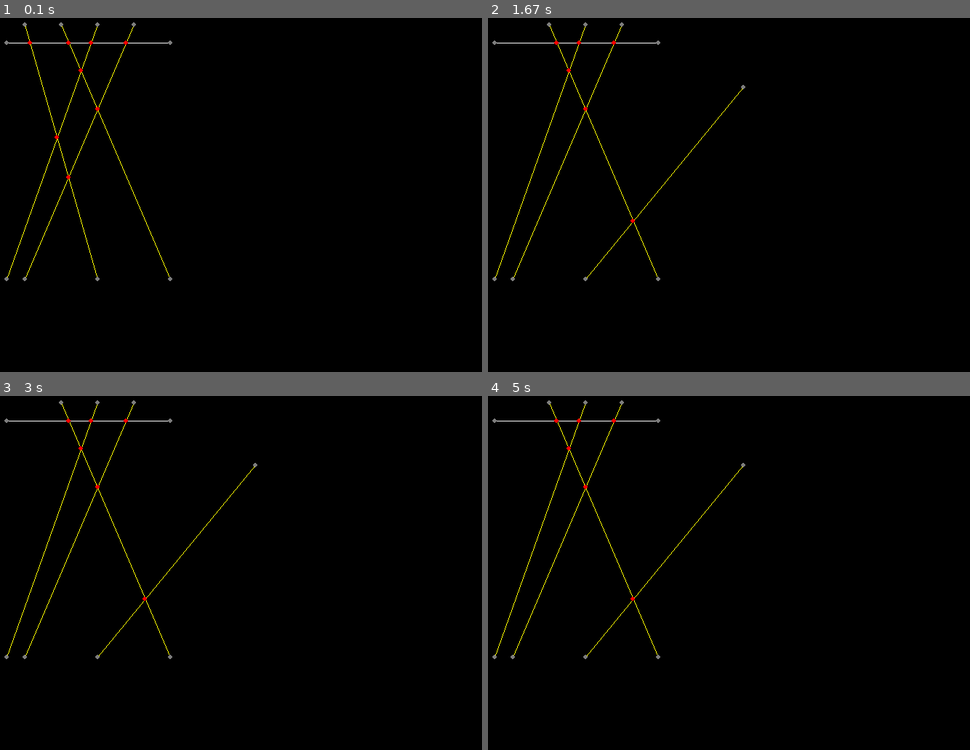
Above: before the commit, frames 1-4 (two rows, left to right).
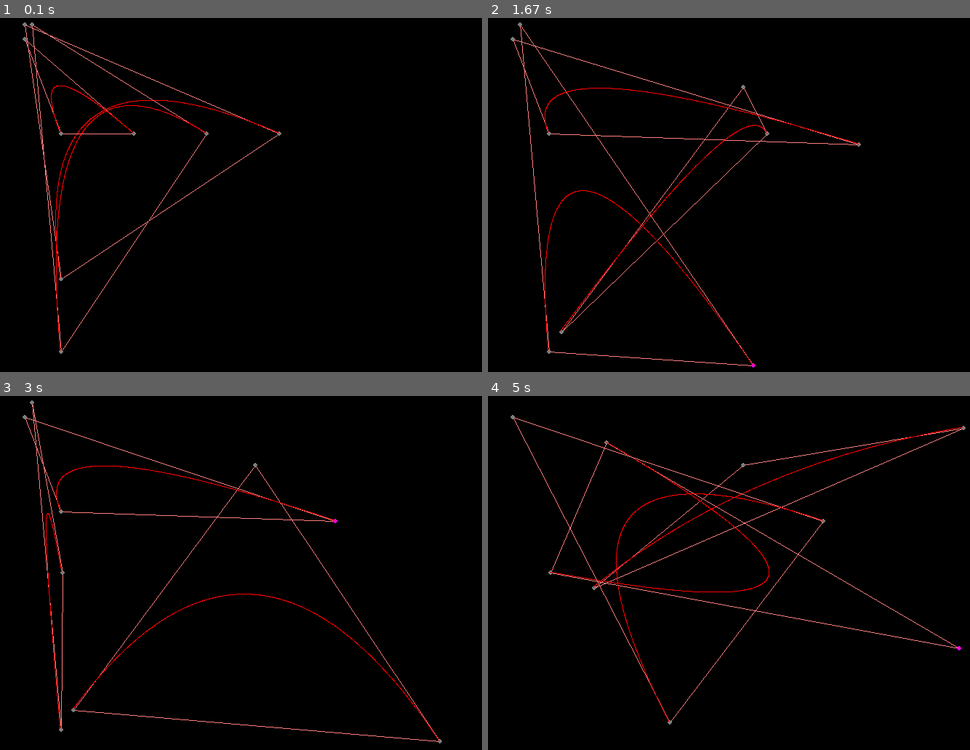
Above: after the commit, the same moments.

Repository: mae1995/example_projects
Game: pygame game, started from python_example/pygame_example/bezierCurve_02.py
The game is run twice, just before and just after one commit, with the same random seed, the same clock (stepped at 60 frames per second) and the same inputs.
Inputs (mouse positions are in pixels of both pictures, inside the frame that each line leads up to):
- Up to frame 1 (0.1 s): no input
- Up to frame 2 (1.67 s): press the mouse at (512, 25) at 0.37 s; move the mouse to (627, 56) at 0.47 s; release the mouse at (743, 88) at 0.6 s; press the mouse at (550, 279) at 0.7 s; move the mouse to (555, 304) at 0.8 s; release the mouse at (560, 333) at 0.93 s; press the mouse at (622, 134) at 1.03 s; move the mouse to (738, 138) at 1.13 s; release the mouse at (859, 145) at 1.27 s; press the mouse at (695, 134) at 1.37 s; move the mouse to (724, 248) at 1.47 s; release the mouse at (753, 364) at 1.6 s
- Up to frame 3 (3 s): press the mouse at (265, 742) at 1.7 s; move the mouse to (163, 657) at 1.8 s; release the mouse at (62, 573) at 1.93 s; press the mouse at (279, 512) at 2.03 s; move the mouse to (361, 626) at 2.13 s; release the mouse at (438, 742) at 2.27 s; press the mouse at (279, 512) at 2.37 s; move the mouse to (351, 530) at 2.47 s; release the mouse at (424, 548) at 2.6 s; press the mouse at (371, 523) at 2.7 s; move the mouse to (351, 523) at 2.8 s; release the mouse at (337, 519) at 2.93 s
- Up to frame 4 (5 s): press the mouse at (926, 742) at 3.03 s; move the mouse to (762, 665) at 3.13 s; release the mouse at (594, 587) at 3.27 s; press the mouse at (550, 512) at 3.37 s; move the mouse to (608, 615) at 3.47 s; release the mouse at (671, 721) at 3.6 s; press the mouse at (550, 512) at 3.7 s; move the mouse to (690, 580) at 3.8 s; release the mouse at (835, 647) at 3.93 s; press the mouse at (550, 728) at 4.03 s; move the mouse to (579, 587) at 4.13 s; release the mouse at (608, 442) at 4.27 s; press the mouse at (560, 711) at 4.37 s; move the mouse to (762, 569) at 4.47 s; release the mouse at (965, 427) at 4.6 s; press the mouse at (521, 403) at 4.7 s; move the mouse to (738, 526) at 4.8 s; release the mouse at (960, 647) at 4.93 s

The runs differ from the first frame. In frame 1, 1.7% of the frame differs, in the area x 0-59%, y 1-95%; in frame 2, 1.9%; in frame 3, 2.0%; in frame 4, 2.2%, in the area x 0-100%, y 1-93%.

Commit message:
Upload 31.08.2019

Diff:
--- /dev/null
+++ b/python_example/pygame_example/bezierCurve_01.py
@@ -0,0 +1,107 @@
+#   AUTHOR  :   Michael A. Eckhardt
+#   Date    :   24.08.2019
+#
+#   Title   :   BezierCurve 01
+#
+#
+
+
+import pygame, math, random
+from pygame.math import Vector2
+
+# --- Classes ---
+
+class BezierCurve:
+
+    def __init__(self, screen, p1, p2, p3):
+        self.point_0 = p1   #
+        self.point_2 = p2   #   <- Definition like in Wikipedia-Page
+        self.point_1 = p3   #
+
+        self.points = []
+
+        self.screen = screen
+
+    def ShowControlPoints(self):
+        width = 6
+        height = 6
+
+        p1_x = self.point_0[0] - (width / 2)
+        p1_y = self.point_0[1] - (height / 2)
+        p2_x = self.point_2[0] - (width / 2)
+        p2_y = self.point_2[1] - (height / 2)
+        p3_x = self.point_1[0] - (width / 2)
+        p3_y = self.point_1[1] - (height / 2)
+
+        pygame.draw.ellipse(self.screen, (255,255,255), (p1_x, p1_y, width, height))
+        pygame.draw.ellipse(self.screen, (255,255,255), (p2_x, p2_y, width, height))
+        pygame.draw.ellipse(self.screen, (255,255,255), (p3_x, p3_y, width, height))
+
+    def ShowControlLines(self):
+        pygame.draw.line(self.screen, (125,125,125), self.point_0, self.point_2)
+        pygame.draw.line(self.screen, (125,125,0), self.point_0, self.point_1)
+        pygame.draw.line(self.screen, (125,125,0), self.point_2, self.point_1)
+
+    def ShowPoints(self):
+        for point in self.points:
+            p_x = point[0] - 1
+            p_y = point[1] - 1
+
+            pygame.draw.ellipse(self.screen, (255,0,0), (p_x, p_y, 1, 1))
+
+    def CreatePoints(self):
+        b0_x = self.point_0[0]
+        b0_y = self.point_0[1]
+        b1_x = self.point_1[0]
+        b1_y = self.point_1[1]
+        b2_x = self.point_2[0]
+        b2_y = self.point_2[1]
+
+        pieces = 1000
+
+        for num in range(0, pieces):
+            t = num / pieces
+
+            result_x = ((b0_x - (2*b1_x) + b2_x) * (t*t)) + ((-2*b0_x + 2*b1_x) * t) + b0_x
+            result_y = ((b0_y - (2*b1_y) + b2_y) * (t*t)) + ((-2*b0_y + 2*b1_y) * t) + b0_y
+
+            self.points.append((result_x, result_y))
+
+
+
+
+# --- Main ---
+screen      =   pygame.display.set_mode((800, 600))
+clock       =   pygame.time.Clock()
+isRunning   =   True
+
+bc_1 = BezierCurve(screen, (400,200), (100, 400), (50, 50))
+
+
+
+# ---
+while isRunning:
+
+    clock.tick(30)
+
+    screen.fill((0,0,0))
+
+    mouse_pos = pygame.mouse.get_pos()
+
+    for event in pygame.event.get():
+        if event.type == pygame.QUIT:
+            isRunning = False
+
+        if event.type == pygame.KEYDOWN:
+            if event.key == pygame.K_ESCAPE:
+                pygame.event.post(pygame.event.Event(pygame.QUIT))
+
+
+    bc_1.ShowControlPoints()
+    bc_1.ShowControlLines()
+
+    bc_1.CreatePoints()
+    bc_1.ShowPoints()
+
+
+    pygame.display.flip()
--- a/python_example/pygame_example/intersection_03.py
+++ b/python_example/pygame_example/bezierCurve_02.py
@@ -1,7 +1,7 @@
 #   AUTHOR  :   Michael A. Eckhardt
 #   Date    :   24.08.2019
 #
-#   Title   :   Intersection 02
+#   Title   :   Intersection 03
 #
 #
 
@@ -10,9 +10,63 @@
 from pygame.math import Vector2
 
 # --- Classes ---
+class BezierCurve:
+    def __init__(self, screen, p1, p2, p3):
+        self.screen = screen
+
+        self.b_1 = Boundary(screen, p1, p2, (255, 125, 125))
+        self.b_2 = Boundary(screen, p3, p1, (255, 125, 125))
+        self.b_3 = Boundary(screen, p2, p3, (255, 125, 125))
+
+        self.point_0 = self.b_1.start_pos   #
+        self.point_2 = self.b_3.start_pos   #   <- Definition like in Wikipedia-Page
+        self.point_1 = self.b_2.start_pos   #
+
+        self.Boundaries = [self.b_1, self.b_2, self.b_3]
+        self.points = []
+
+    def Show_Lines(self):
+        for boundary in self.Boundaries:
+            boundary.draw_boundary()
+
+    def Move_Boundaries(self, mouse_pressed, mouse_pos):
+        for boundary in self.Boundaries:
+            boundary.move_points(mouse_pressed, mouse_pos)
+
+
+    def CreatePoints(self):
+        self.point_0 = self.b_1.start_pos
+        self.point_2 = self.b_3.start_pos
+        self.point_1 = self.b_2.start_pos
+
+        b0_x = self.point_0[0]
+        b0_y = self.point_0[1]
+        b1_x = self.point_1[0]
+        b1_y = self.point_1[1]
+        b2_x = self.point_2[0]
+        b2_y = self.point_2[1]
+
+        pieces = 1000
+
+        self.points = []
+
+        for num in range(0, pieces):
+            t = num / pieces
+
+            result_x = ((b0_x - (2*b1_x) + b2_x) * (t*t)) + ((-2*b0_x + 2*b1_x) * t) + b0_x
+            result_y = ((b0_y - (2*b1_y) + b2_y) * (t*t)) + ((-2*b0_y + 2*b1_y) * t) + b0_y
+
+            self.points.append((result_x, result_y))
+
+    def ShowPoints(self):
+        for point in self.points:
+            p_x = point[0] - 1
+            p_y = point[1] - 1
+
+            pygame.draw.ellipse(self.screen, (255,0,0), (p_x, p_y, 1, 1))
+
 
 class Boundary:
-
     def __init__(self, screen, start_pos, end_pos, color):
         self.start_pos = start_pos
         self.end_pos = end_pos
@@ -25,7 +79,6 @@
         self.move_s = False
         self.move_e = False
 
-
     def draw_endpoints(self):
         width   = 6
         height  = 6
@@ -147,16 +200,11 @@
 mouse_pos       =   None
 mouse_pressed   = False
 
-wall_1 = Boundary(screen, (25,75), (250, 75), (255,255,255))
-
-wall_2 = Boundary(screen, (50,50), (150, 400), (255,255,0))
-wall_3 = Boundary(screen, (100,50), (250, 400), (255,255,0))
-wall_4 = Boundary(screen, (150,50), (25, 400), (255,255,0))
-wall_5 = Boundary(screen, (200,50), (50, 400), (255,255,0))
-
-walls = [wall_1, wall_2, wall_3, wall_4, wall_5]
-walls_col = [wall_1, wall_2, wall_3, wall_4, wall_5]
-
+bc_1 = BezierCurve(screen, (400,200), (100, 400), (50, 50))
+bc_2 = BezierCurve(screen, (300,200), (100, 500), (60, 50))
+bc_3 = BezierCurve(screen, (200,200), (100, 200), (50, 70))
+
+arr_bc = [bc_1, bc_2, bc_3]
 
 # ---
 while isRunning:
@@ -183,15 +231,11 @@
             if event.button == 1:
                 mouse_pressed = False
 
-    for wall in walls:
-        wall.draw_boundary()
-        wall.move_points(mouse_pressed, mouse_pos)
-
-    for wall_1 in walls:
-        for wall_2 in walls:
-            pt = wall_1.is_collide(wall_2)
-            if pt is not None:
-                wall_1.draw_intersection(pt)
+    for bc in arr_bc:
+        bc.Show_Lines()
+        bc.Move_Boundaries(mouse_pressed, mouse_pos)
+        bc.CreatePoints()
+        bc.ShowPoints()
 
 
     pygame.display.flip()
